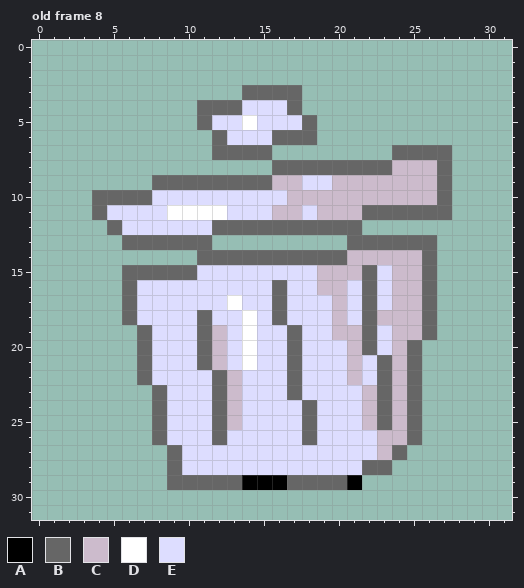
A pixel-art file gets an edit: assets/sprites/icon/icon.aseprite. The picture above was drawn from the file before the commit.
32x32 pixels, 8 frames. Shown: old frame 8. The commit also changed other frames, which this record leaves out.
Visible layers, top first: "exp", "base".
Palette (. is transparent): A #000000  B #666666  C #ccbbcc  D #ffffff  E #ddddff
Pixels before, old frame 8, first column x 4:
 3 ..........BBBB..........
 4 .......BBBEEEB..........
 5 .......BEEDEEEB.........
 6 ........BEEEBBB.........
 7 ........BBBB........BBBB
 8 ............BBBBBBBBCCCB
 9 ....BBBBBBBBCCEECCCCCCCB
10 BBBBEEEEEEEEECCCCCCCCCCB
11 BEEEEDDDDEEECCECCCBBBBBB
12 .BEEEEEEBBBBBBBBBB......
13 ..BBBBBB.........BBBBBB.
14 .......BBBBBBBBBBCCCCCB.
15 ..BBBBBEEEEEEEECCCBECCB.
16 ..BEEEEEEEEEBEECCEBECCB.
17 ..BEEEEEEDEEBEEECEBECCB.
18 ..BEEEEBEEDEBEEECEBCCCB.
19 ...BEEEBCEDEEBEECCBECCB.
20 ...BEEEBCEDEEBEEECBECB..
21 ...BEEEBCEDEEBEEECEBCB..
22 ...BEEEEBCEEEBEEECEBCB..
23 ....BEEEBCEEEBEEEECBCB..
24 ....BEEEBCEEEEBEEECBCB..
25 ....BEEEBCEEEEBEEECBCB..
26 ....BEEEBEEEEEBEEEECCB..
27 .....BEEEEEEEEEEEEECB...
28 .....BEEEEEEEEEEEEBB....
29 .....BBBBBAAABBBBA......
Now the later version:
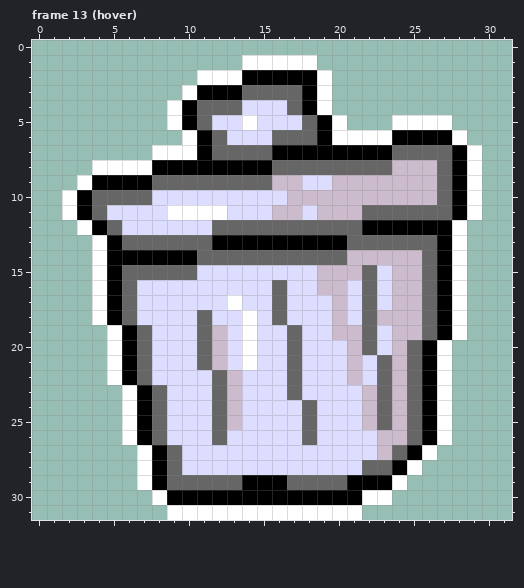
A new or re-ordered frame is compared with the old frame closest to it.
From old to new:
frames 8 -> 15
Frame 13 (hover) is new; against old frame 8, layers "exp", "base":
The edit adds colour A in row 2 at x 14 to 18; in row 3 at x 11 to 13 and 18; in row 4 at x 10 and 18; in row 5 at x 10 and 19; in row 6 at x 11, 19 and 24 to 27; in row 7 at x 11, 16 to 23 and 28.
The edit adds colour A in row 8 at x 8 to 15 and 28; in row 9 at x 4 to 7 and 28; in rows 10 to 11 at x 3 and 28; in row 12 at x 4 and 22 to 27; in row 13 at x 5, 12 to 20 and 27; in row 14 at x 5 to 10 and 27.
The edit adds colour A in rows 15 to 18 at x 5 and 27; in row 19 at x 6 and 27; in rows 20 to 22 at x 6 and 26; in rows 23 to 26 at x 7 and 26; in row 27 at x 8 and 25; in row 28 at x 8 and 24.
The edit adds colour A in row 29 at x 8 and 22 to 23; in row 30 at x 9 to 21.
The edit adds colour D in row 1 at x 14 to 18; in row 2 at x 11 to 13 and 19; in row 3 at x 10 and 19; in row 4 at x 9 and 19; in row 5 at x 9, 20 and 24 to 27; in row 6 at x 10, 20 to 23 and 28.
The edit adds colour D in row 7 at x 8 to 10 and 29; in row 8 at x 4 to 7 and 29; in row 9 at x 3 and 29; in rows 10 to 11 at x 2 and 29; in row 12 at x 3 and 28; in rows 13 to 18 at x 4 and 28.
The edit adds colour D in row 19 at x 5 and 28; in rows 20 to 22 at x 5 and 27; in rows 23 to 26 at x 6 and 27; in row 27 at x 7 and 26; in row 28 at x 7 and 25; in row 29 at x 7 and 24.
The edit adds colour D in row 30 at x 8 and 22 to 23; in row 31 at x 9 to 21.
Pixel boxes of the changes (left, top, right, bottom) in both pictures:
added: (62, 55, 482, 520)
